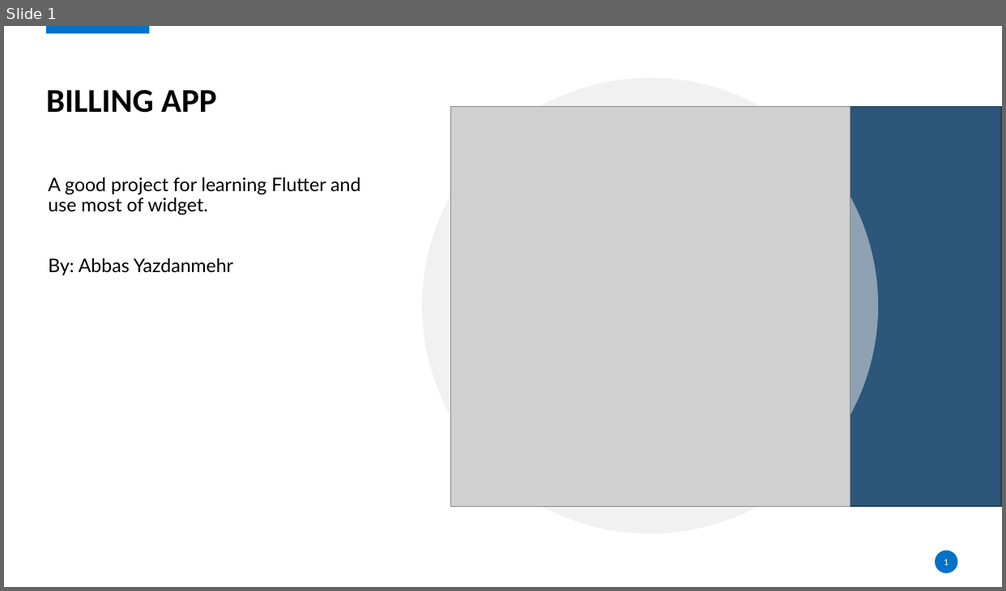
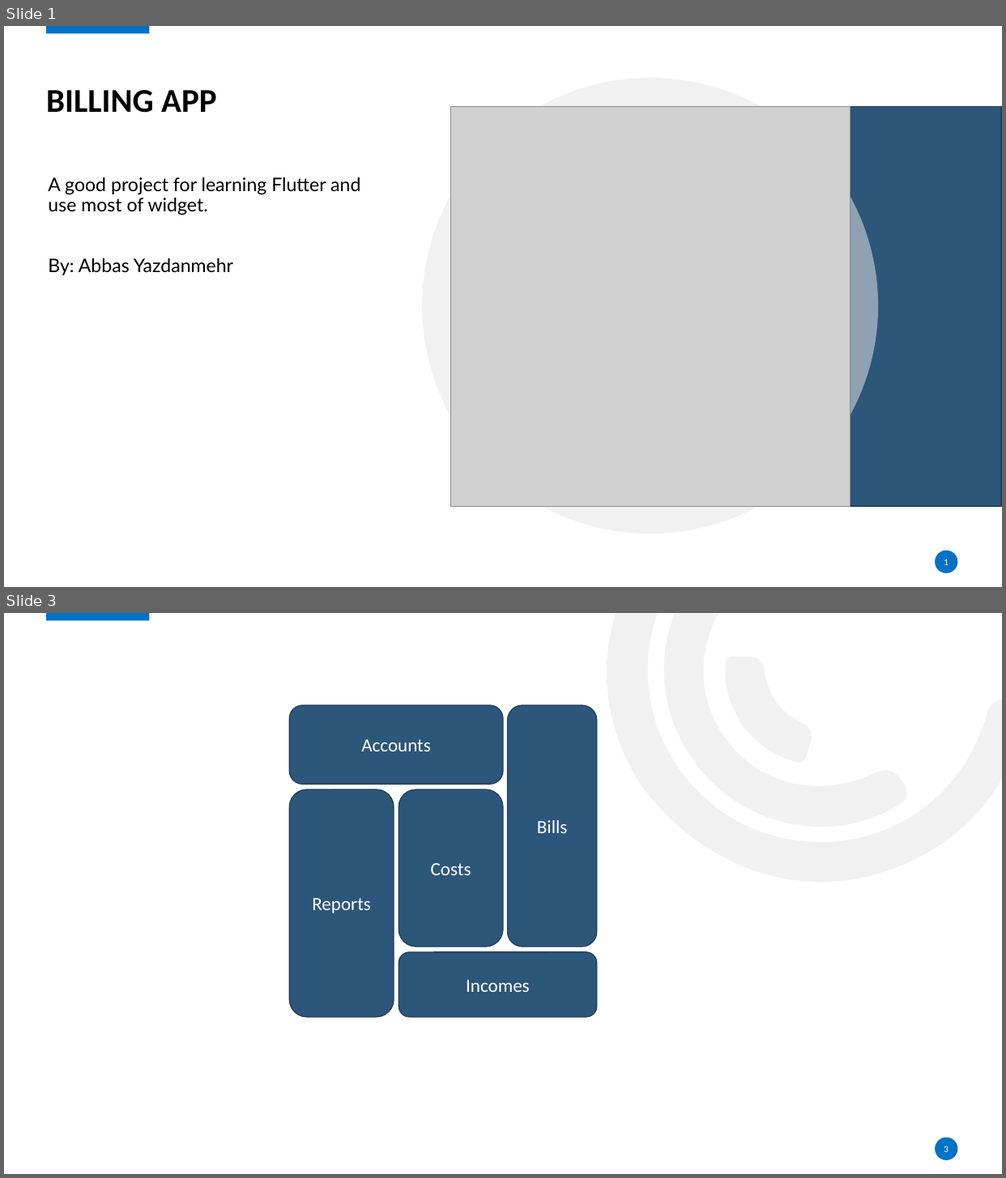
Before and after one commit to abbasyazdanmehr/billing-app-flutter, a slide deck: Billing app.pptx. Shown one above the other, each under a label of ours: slide 1 before the commit, slides 1 and 3 after it; the slides between them are not shown. The pictures are 1006x591 and 1006x1178 pixels, drawn with LibreOffice and Linux fonts; fonts in the diff are those of the drawing; grey boxes stand for pictures; background and template pictures are left out. Boxes give left, top, right and bottom in pixels: in the first picture for what was removed or moved away, otherwise in the second. Text is boxed around its words. In the diff, an @@ line names an element or a change of style, - is before the commit and + after.

```diff
--- a/Billing app.pptx
+++ b/Billing app.pptx
@@ slide 3 added at bbox=[4, 613, 1002, 1174], background #FFFFFF; not listed: 2 template elements that a slide beside it also shows @@
@@ freeform shape added at bbox=[516, 613, 1002, 975], fill #E7E6E6 at 53% opacity @@
@@ freeform shape added at bbox=[600, 613, 916, 890], fill #E7E6E6 at 53% opacity @@
@@ freeform shape added at bbox=[703, 636, 830, 781], fill #E7E6E6 at 53% opacity @@
@@ rounded rectangle added at bbox=[289, 705, 503, 784], fill #2C567A, outline #21405A 1 pt, 18 pt, text #FFFFFF @@
+Accounts
@@ rounded rectangle added at bbox=[508, 705, 597, 947], fill #2C567A, outline #21405A 1 pt, 18 pt, text #FFFFFF @@
+Bills
@@ rounded rectangle added at bbox=[289, 790, 394, 1017], fill #2C567A, outline #21405A 1 pt, 18 pt, text #FFFFFF @@
+Reports
@@ rounded rectangle added at bbox=[398, 790, 503, 947], fill #2C567A, outline #21405A 1 pt, 18 pt, text #FFFFFF @@
+Costs
@@ rounded rectangle added at bbox=[398, 952, 597, 1017], fill #2C567A, outline #21405A 1 pt, 18 pt, text #FFFFFF @@
+Incomes
@@ page number added at bbox=[944, 1146, 948, 1152], 9 pt, text #FFFFFF @@
+3
```
Also in this commit, not shown: 1 slide changed, 1 slide removed, 11 other files.
